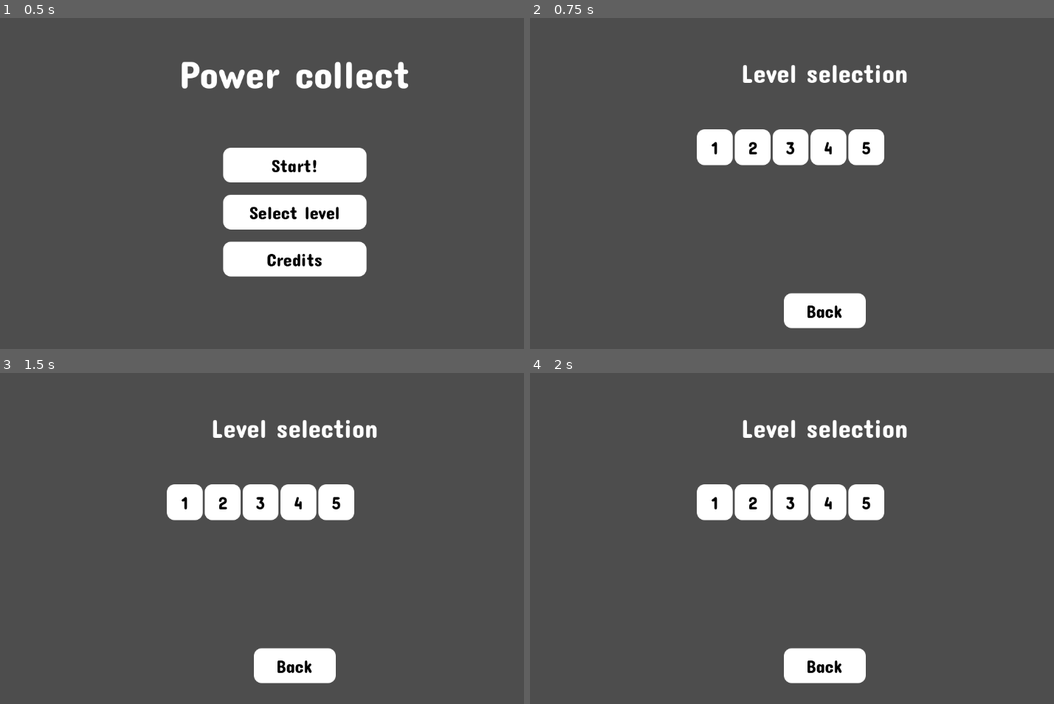
Above: before the commit, frames 1-4 (two rows, left to right).
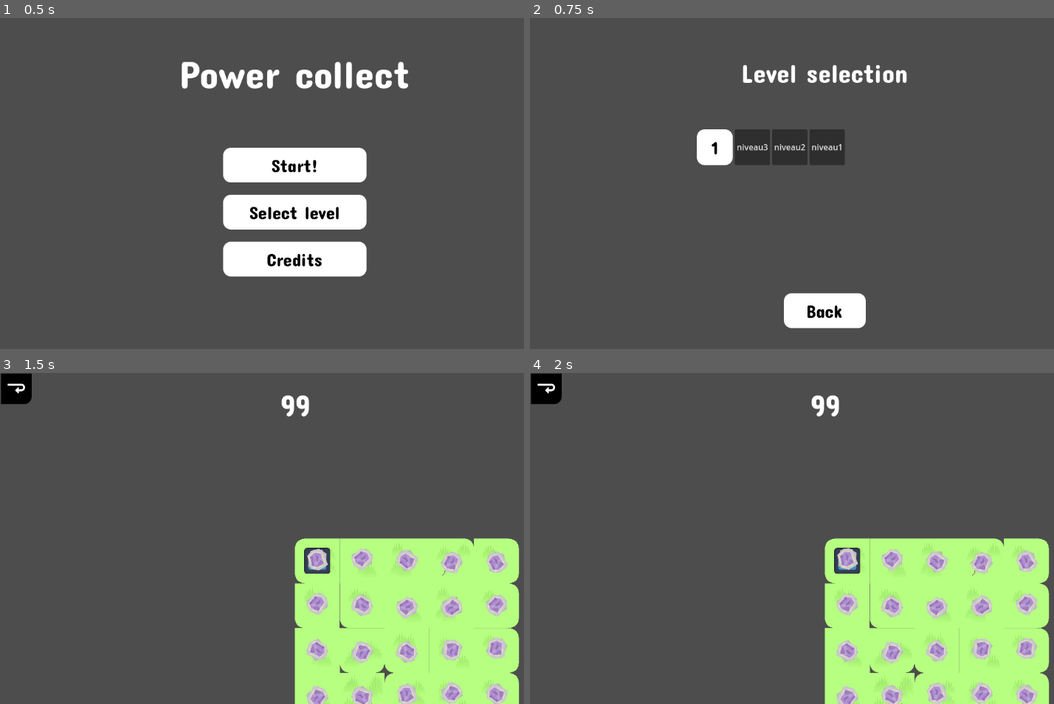
Above: after the commit, the same moments.

Repository: Sergueille/Collector
Game: Godot game, scene res://UI/menu_ui.tscn
Two runs of this game, one before a commit and one after it. Both use one fixed random seed, a clock stepped at 60 frames per second and the inputs below. The engine's default icon, where the game draws it, is replaced by a stand-in: a white triangle on a blue panel in a dark square.
Inputs (mouse positions are in pixels of both pictures, inside the frame that each line leads up to):
- Up to frame 1 (0.5 s): no input
- Up to frame 2 (0.75 s): click "Select level" at 0.5 s
- Up to frame 3 (1.5 s): click (220, 502) at 1.25 s, where only the run before the commit has a clickable "2"
- Up to frame 4 (2 s): no input

Frame 1 is identical in both runs. In frame 2, 3.0% of the frame differs, in the area x 39-68%, y 33-45%; in frame 3, 27%; in frame 4, 27%, in the area x 0-100%, y 0-100%.

Commit message:
modification interface UI de la selection du level. Génération automatique des boutons redirigeant vers les niveaux en fonction du nombre de fichier niveauxN.txt

Diff:
--- /dev/null
+++ b/UI/button_level.tscn
@@ -0,0 +1,14 @@
+[gd_scene format=3 uid="uid://1jcimvpta83b"]
+
+[node name="Control" type="Control"]
+layout_mode = 3
+anchors_preset = 15
+anchor_right = 1.0
+anchor_bottom = 1.0
+grow_horizontal = 2
+grow_vertical = 2
+
+[node name="Button" type="Button" parent="."]
+layout_mode = 0
+offset_right = 50.0
+offset_bottom = 50.0
--- a/UI/control.gd
+++ b/UI/control.gd
@@ -3,9 +3,13 @@
 # Charger le script parser
 # const Parser = preload("res://parser.gd")
 
+@onready var buttons_container: GridContainer = $GridContainer
+
+
 
 func _ready() -> void:
 	SceneSwitcher.current_scene_root = self
+
 
 func _on_play_button_1_pressed() -> void:
 	var level = LevelParser.createMapFromFile("levels/niveau1.txt")
--- /dev/null
+++ b/UI/level_selection.gd
@@ -0,0 +1,29 @@
+extends Control
+
+
+func _ready() -> void:
+	SceneSwitcher.current_scene_root = self
+	var levels_path := "res://levels"
+	var dir := DirAccess.open(levels_path)
+	if dir:
+		dir.list_dir_begin()
+		var file_name = dir.get_next()
+		while file_name != "":
+			if not dir.current_is_dir() and file_name.ends_with(".txt"):
+				_create_level_button(file_name)
+			file_name = dir.get_next()
+		dir.list_dir_end()
+
+func _create_level_button(file_name: String) -> void:
+	var button := Button.new()
+	button.text = file_name.get_basename() # ex: "niveau1"
+	$GridContainer.add_child(button)
+
+	# On capture le nom du fichier dans une lambda
+	button.pressed.connect(func():
+		_on_level_button_pressed(file_name))
+
+func _on_level_button_pressed(file_name: String) -> void:
+	var level_path := "levels/%s" % file_name
+	var level = LevelParser.createMapFromFile(level_path)
+	SceneSwitcher.go_to_level(level)
--- a/UI/level_selection.tscn
+++ b/UI/level_selection.tscn
@@ -1,7 +1,7 @@
 [gd_scene load_steps=4 format=3 uid="uid://b76118bhlw7up"]
 
+[ext_resource type="Script" uid="uid://t1n5437bdcvd" path="res://UI/level_selection.gd" id="1_sq6jl"]
 [ext_resource type="Theme" uid="uid://bprlrvabch0qk" path="res://UI/theme.tres" id="1_uk4tb"]
-[ext_resource type="Script" uid="uid://d1wun27dk8f5o" path="res://UI/control.gd" id="2_sq6jl"]
 [ext_resource type="Theme" uid="uid://m1chhbmd1cxr" path="res://UI/general_theme.tres" id="3_i7e4u"]
 
 [node name="IngameUI" type="Control"]
@@ -11,7 +11,7 @@
 anchor_bottom = 1.0
 grow_horizontal = 2
 grow_vertical = 2
-script = ExtResource("2_sq6jl")
+script = ExtResource("1_sq6jl")
 
 [node name="Label" type="Label" parent="."]
 layout_mode = 1
@@ -49,30 +49,6 @@
 theme = ExtResource("3_i7e4u")
 text = "1"
 
-[node name="PlayButton2" type="Button" parent="GridContainer"]
-custom_minimum_size = Vector2(70, 70)
-layout_mode = 2
-theme = ExtResource("3_i7e4u")
-text = "2"
-
-[node name="PlayButton3" type="Button" parent="GridContainer"]
-custom_minimum_size = Vector2(70, 70)
-layout_mode = 2
-theme = ExtResource("3_i7e4u")
-text = "3"
-
-[node name="PlayButton4" type="Button" parent="GridContainer"]
-custom_minimum_size = Vector2(70, 70)
-layout_mode = 2
-theme = ExtResource("3_i7e4u")
-text = "4"
-
-[node name="PlayButton5" type="Button" parent="GridContainer"]
-custom_minimum_size = Vector2(70, 70)
-layout_mode = 2
-theme = ExtResource("3_i7e4u")
-text = "5"
-
 [node name="CreditButton" type="Button" parent="."]
 layout_mode = 1
 anchors_preset = -1
--- a/nature.tres
+++ b/nature.tres
@@ -15,5 +15,4 @@
 tiles_t = Array[Vector2i]([Vector2i(0, 0)])
 tiles_l = Array[Vector2i]([Vector2i(1, 0)])
 tiles_r = Array[Vector2i]([Vector2i(3, 2)])
-tile_size = 438.0
 metadata/_custom_type_script = "uid://f18crfibxqkd"
Not shown, added: UI/level_selection.gd.uid
